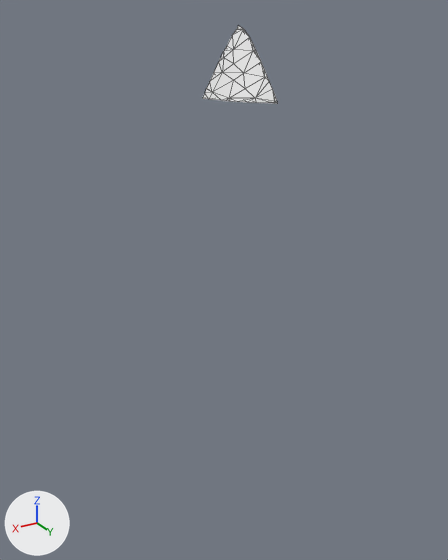
An edit to the glTF model assets/terrain/surface_pieces/surf_17_9.glb, drawn before and after from the same camera.
One viewpoint serves both versions: a 50 mm lens placed at (-9.0, 85.4, -6.5), pointed at (-22.8, 62.4, -18.0). The lights are fixed; the arrows at lower left show +X, +Y and +Z. The first picture is the older version. Mesh edges are drawn as thin lines. Where no turn or scale is listed for an object, it has been applied to the vertices.

Objects in the first picture: 'geometry_0'.
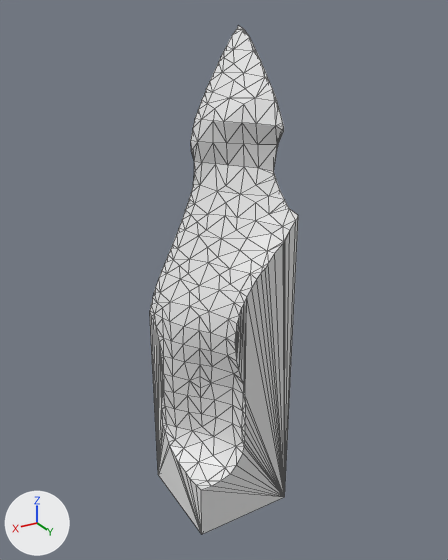
Location of each change, [x1, y1, x2, y2] in pixels of the pictures (448 x 560 px):
'geometry_0', reshaped (96% wider, 544% taller): before [203, 26, 278, 104]; after [150, 26, 298, 534]
part 1 of me_geometry_0, built on: before [203, 92, 278, 104]; after [150, 92, 298, 534]

The change, as a diff of the scene's bpy script:
```diff
--- a/assets/terrain/surface_pieces/surf_17_9.glb.py
+++ b/assets/terrain/surface_pieces/surf_17_9.glb.py
@@ me_geometry_0 @@
 # used by ob_geometry_0; location = (0.0, 0.0, 0.0)
-me_geometry_0.from_pydata(...)  # 54 vertices, 104 faces; spans x -25.0..-23.12, y 60.0..63.21, z -10.0..-6.97
+me_geometry_0.from_pydata(...)  # 285 vertices, 566 faces; spans x -25.0..-20.0, y 60.0..65.0, z -30.0..-6.97
+# me_geometry_0 part 1
+# 12 vertices are removed from x -25.0..-23.12, y 60.0..63.21, z -10.0
+# 54 faces are deleted
+# 1 vertex moves from x -23.85, y 61.82, z -10.0 to x -23.98, y 62.12, z -10.08
+# 243 vertices are added at x -25.0..-20.0, y 60.0..65.0, z -30.0..-10.05
+# 516 new faces join them
```
